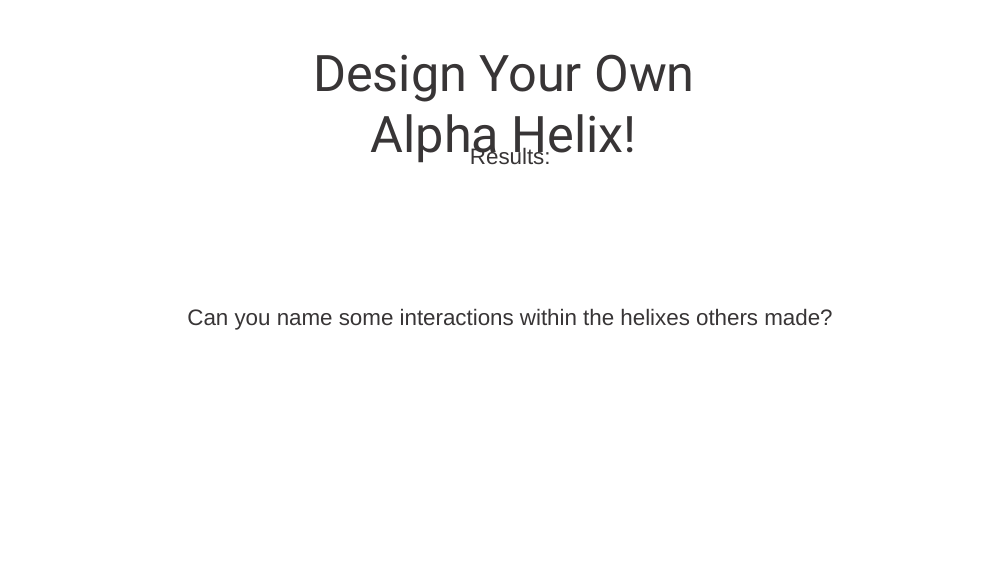
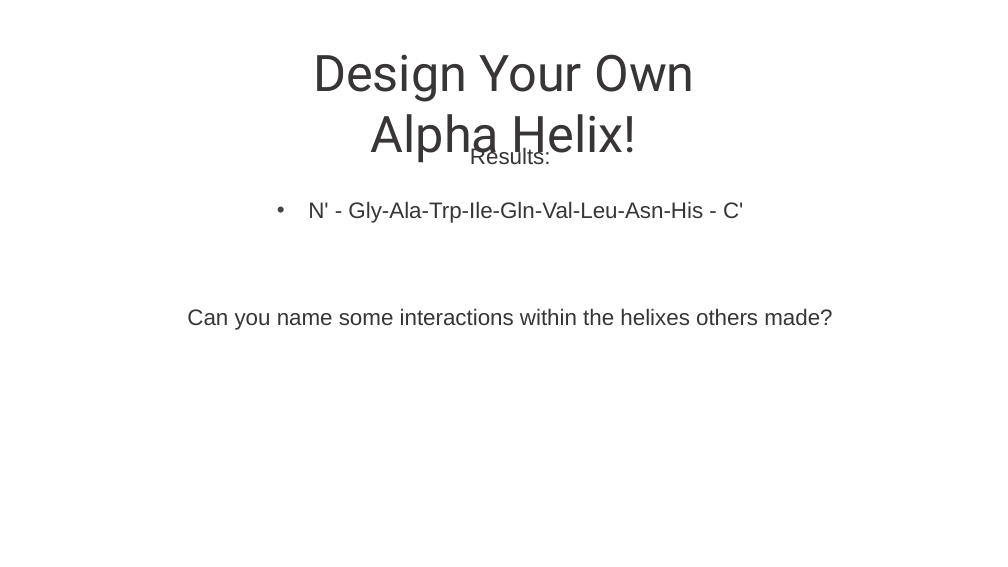
Before and after one commit to david-zhao-0/david-zhao-0.github.io_old, a slide deck: slide 10 of GSSMaterials/Slides/091422_SecondaryStructure.pptx. Drawn at 1008x567 pixels with LibreOffice and Linux fonts; fonts in the diff are those of the drawing; background and template pictures are left out. Boxes give left, top, right and bottom in pixels: in the first picture for what was removed or moved away, otherwise in the second. Text is boxed around its words. In the diff, an @@ line names an element or a change of style, - is before the commit and + after.

Commit message:
post-session powerpoint updated with alpha helix residues

```diff
--- a/GSSMaterials/Slides/091422_SecondaryStructure.pptx
+++ b/GSSMaterials/Slides/091422_SecondaryStructure.pptx
@@ subtitle at [308, 201, 743, 223]: paragraph added @@
+• N' - Gly-Ala-Trp-Ile-Gln-Val-Leu-Asn-His - C'
```
Also in this commit, not shown: 1 other slide changed.
